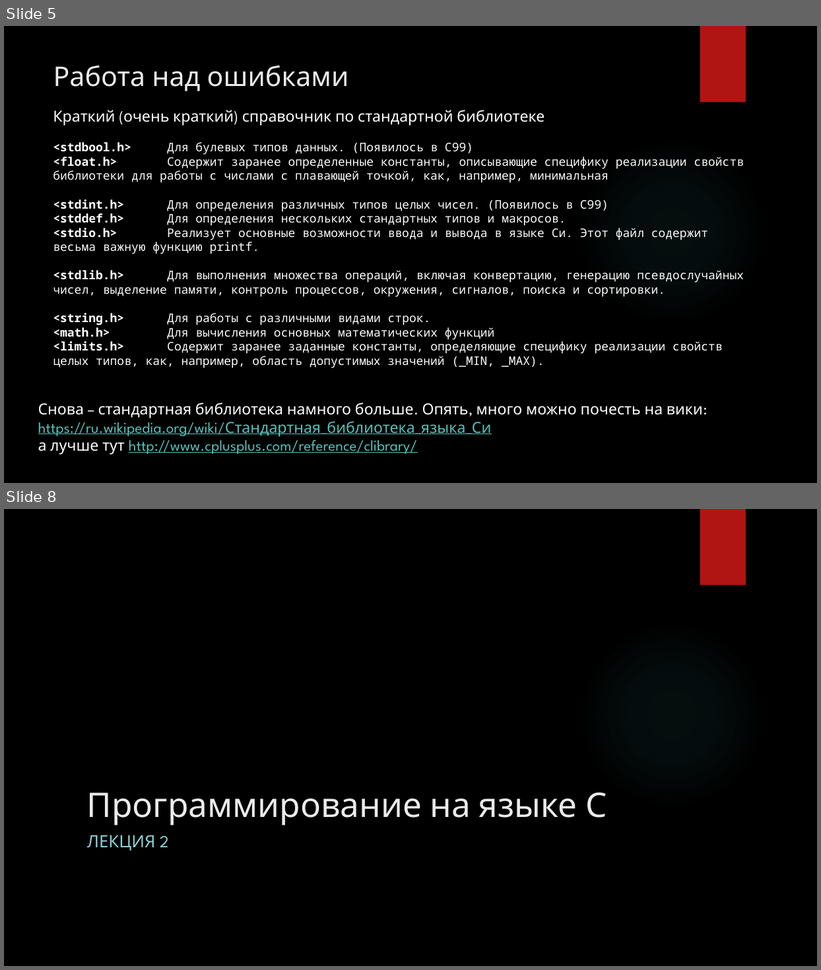
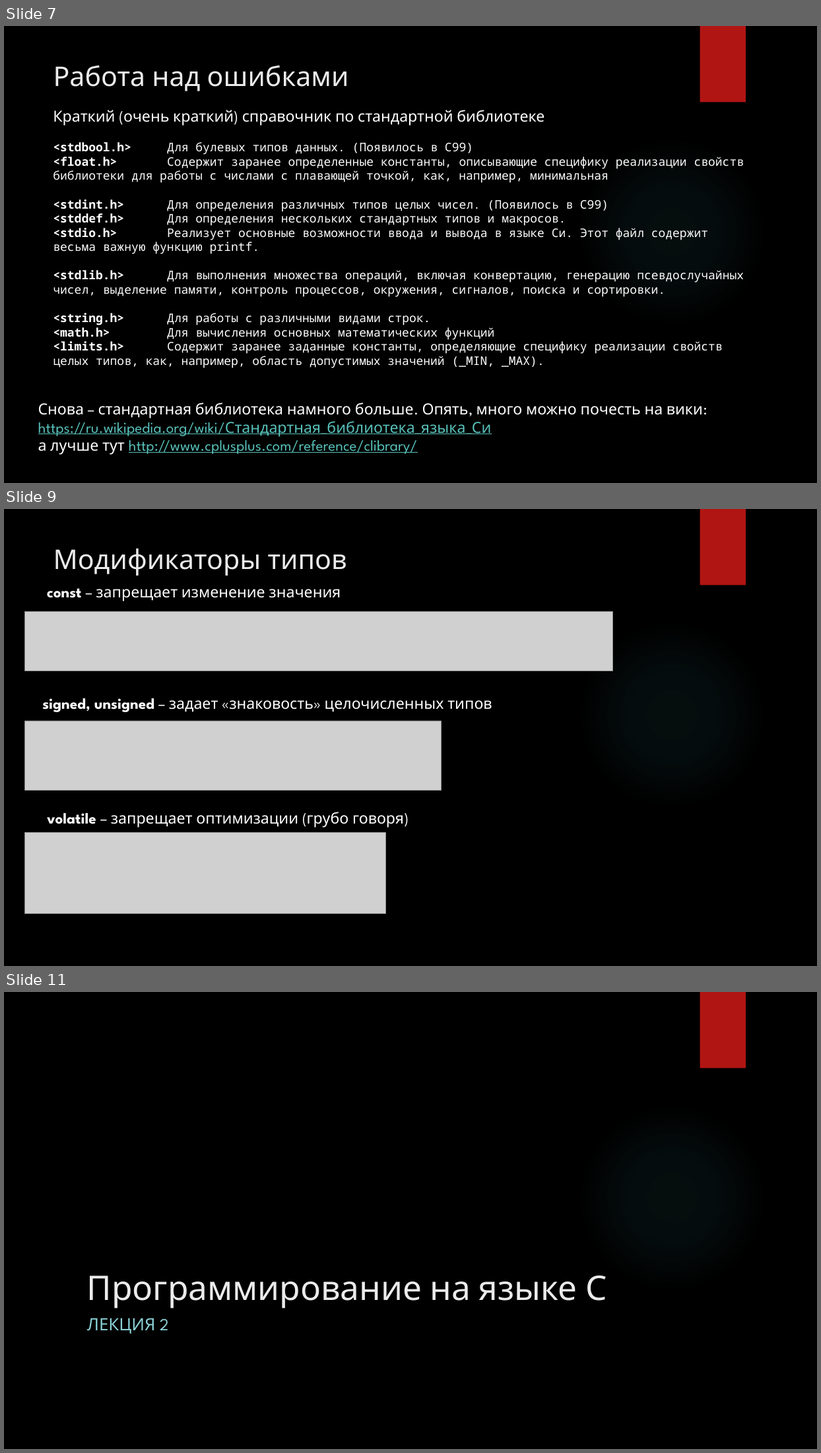
Before and after one commit to cansat-rsce/Organisation, a slide deck: лекции/Лекция2. Программирование на языке С (продолжение).pptx. Shown one above the other, each under a label of ours: slides 5 and 8 before the commit, slides 7, 9 and 11 after it; the slides between them are not shown. The pictures are 821x970 and 821x1453 pixels, drawn with LibreOffice and Linux fonts; fonts in the diff are those of the drawing; grey boxes stand for pictures; background and template pictures are left out. Boxes give left, top, right and bottom in pixels: in the first picture for what was removed or moved away, otherwise in the second. Text is boxed around its words. In the diff, an @@ line names an element or a change of style, - is before the commit and + after.

```diff
--- a/лекции/Лекция2. Программирование на языке С (продолжение).pptx
+++ b/лекции/Лекция2. Программирование на языке С (продолжение).pptx
@@ slide 9 added at [4, 509, 817, 966], background picture (left out); not listed: 2 template elements that a slide beside it also shows @@
@@ title added at [54, 548, 347, 576], 32 pt, text #EBEBEB @@
+Модификаторы типов
@@ text added at [47, 588, 341, 601], 18 pt, text #FFFFFF @@
+const – запрещает изменение значения
@@ picture added at [24, 611, 613, 671] @@
@@ text added at [42, 698, 492, 712], 18 pt, text #FFFFFF @@
+signed, unsigned – задает «знаковость» целочисленных типов
@@ picture added at [24, 721, 442, 790] @@
@@ text added at [47, 812, 404, 828], 18 pt, text #FFFFFF @@
+volatile – запрещает оптимизации (грубо говоря)
@@ picture added at [24, 833, 386, 914] @@
@@ what was slide 5 is now slide 7 @@
@@ what was slide 8 is now slide 11 @@
```
Also in this commit, not shown: 7 slides changed, 12 other slides added, 20 slides removed, 2 other files.
